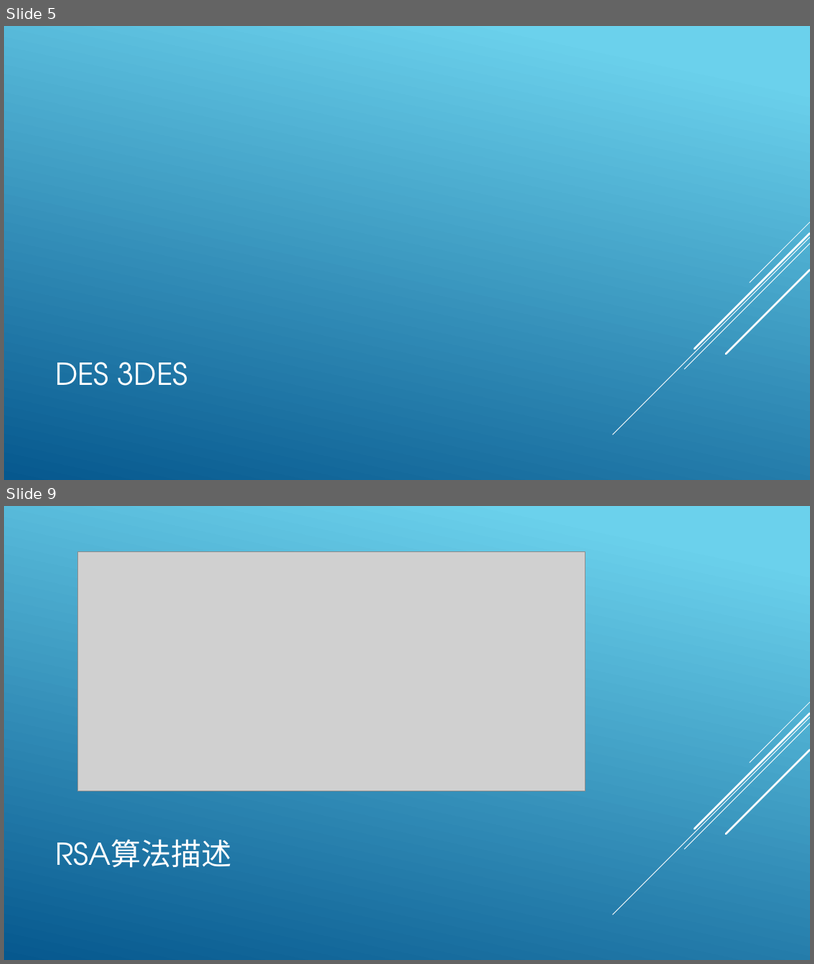
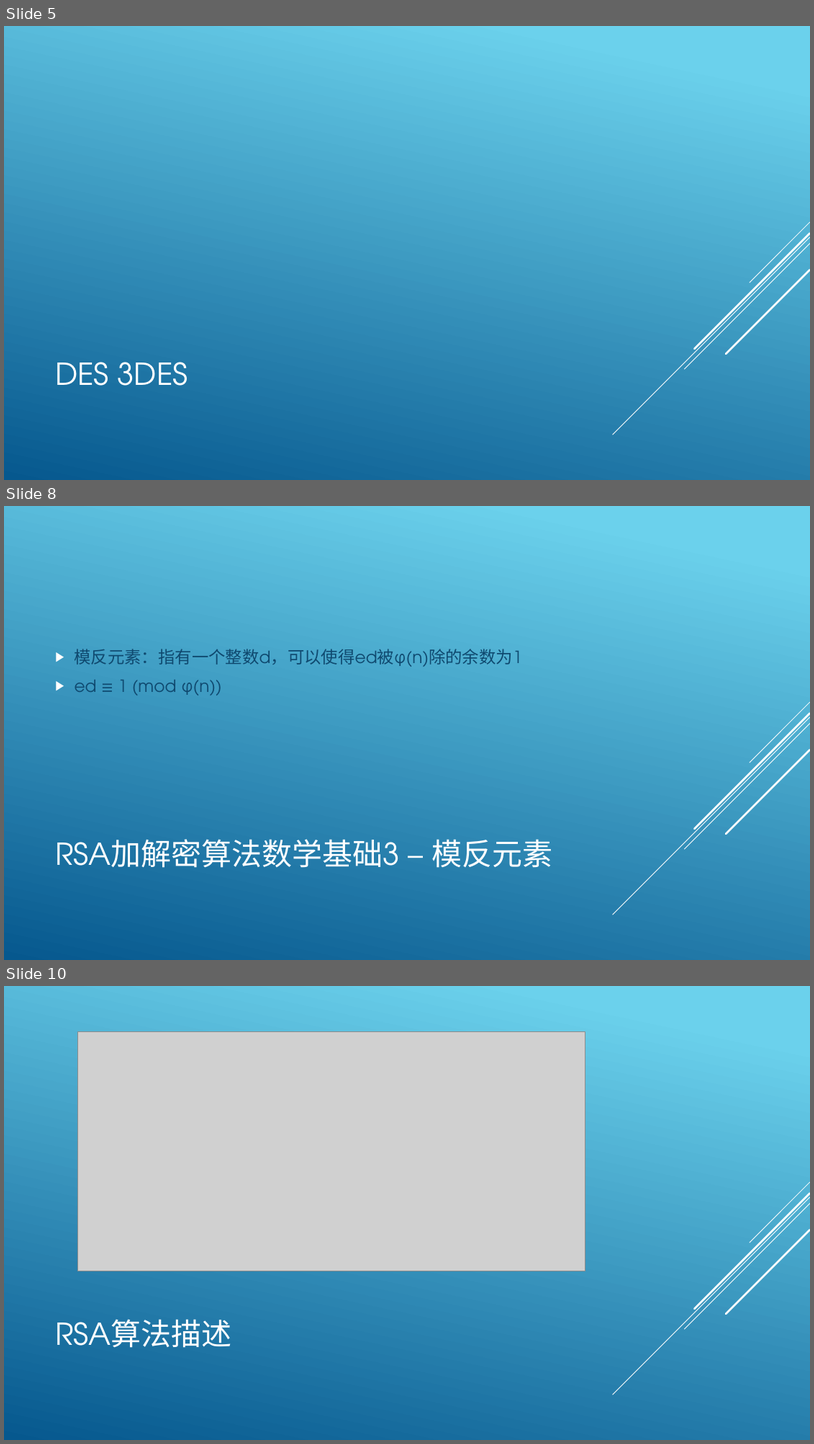
Before and after one commit to lmq1117/l56xx, a slide deck: document/limq.pptx. Shown one above the other, each under a label of ours: slides 5 and 9 before the commit, slides 5, 8 and 10 after it; the slides between them are not shown. The pictures are 814x964 and 814x1444 pixels, drawn with LibreOffice and Linux fonts; fonts in the diff are those of the drawing; grey boxes stand for pictures. Boxes give left, top, right and bottom in pixels: in the first picture for what was removed or moved away, otherwise in the second. Text is boxed around its words. In the diff, an @@ line names an element or a change of style, - is before the commit and + after.

```diff
--- a/document/limq.pptx
+++ b/document/limq.pptx
@@ slide 8 added at (4,506,810,960), background gradient #6ED2EB to #06588E; not listed: 5 template elements that a slide beside it also shows @@
@@ text added at (75,649,522,695), 20 pt, text #0F496F @@
+▶ 模反元素：指有一个整数d，可以使得ed被φ(n)除的余数为1
+▶ ed ≡ 1 (mod φ(n))
@@ title added at (55,839,553,867), 36 pt, text #FFFFFF @@
+RSA加解密算法数学基础3 – 模反元素
@@ what was slide 9 is now slide 10 @@
```
Also in this commit, not shown: 2 slides changed, 5 other slides added, 2 slides removed.
